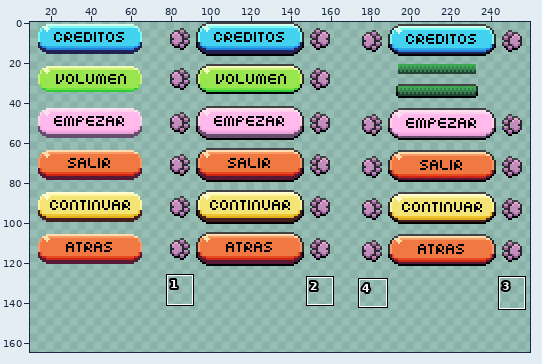
One commit to this sprite sheet: SuperHuntingBrothersGodot/Sprites/UI/Button_All.png. Above, an overview of the earlier version with the close-up marked.
Close-up. Earlier state:
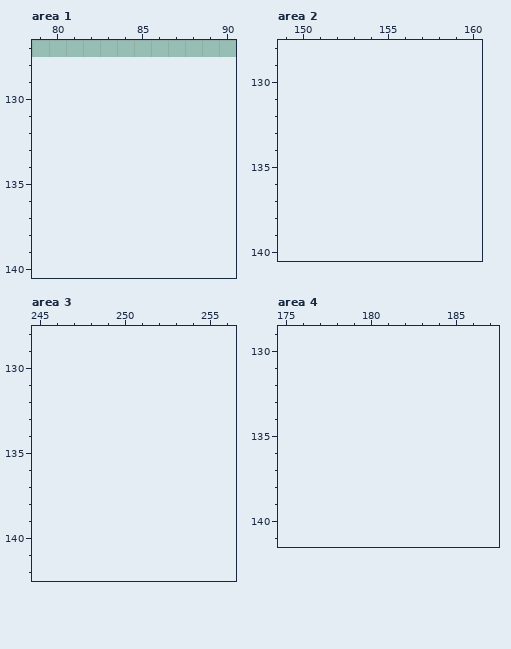
The file is 272x128 pixels. Shown: area 1: x 79..90, y 127..140; area 2: x 149..160, y 128..140; area 3: x 245..256, y 128..142; area 4: x 175..187, y 129..141. The old version is drawn lined up with the new one, on the new canvas. The wide view leaves out empty margins. The commit also changed other parts of the picture, which this record leaves out.
Palette (. is transparent): 
The same view after the edit:
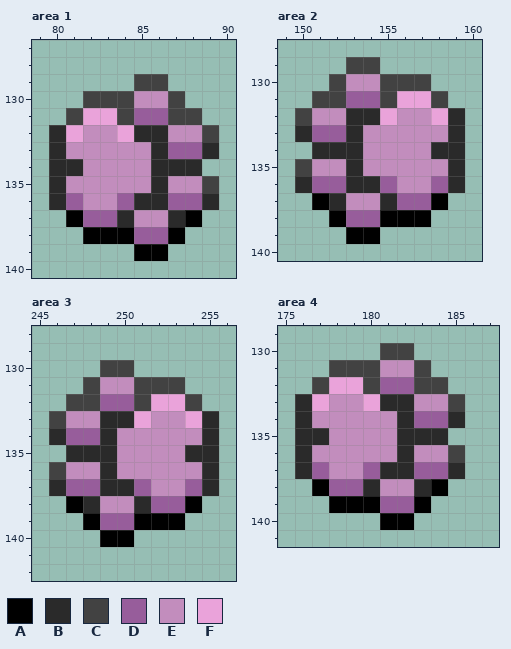
Colours new in this view: A #000000  B #2a2a2a  C #424242  D #975d9b  E #c28dbd  F #eaa3da
The exact change:
canvas 272x128 -> 272x165
Area 1:
y 129: x 85..86 .. -> CC
y 130: x 82..87 ...... -> CCCEEC
y 131: x 81..88 ........ -> CFFCDDCC
y 132: x 80..89 .......... -> BFEEFBBEEC
y 133: x 80..89 .......... -> BEEEEEBDDB
y 134: x 80..88 ......... -> BBEEEEBBB
y 135: x 80..89 .......... -> BEEEEEBEEC
y 136: x 80..89 .......... -> BDEEDBBDDB
y 137: x 81..88 ........ -> ADDBEEBA
y 138: x 82..87 ...... -> AAADDA
y 139: x 85..86 .. -> AA
Area 2:
y 129: x 153..154 .. -> CC
y 130: x 152..157 ...... -> CEECCC
y 131: x 151..158 ........ -> CCDDCFFC
y 132: x 150..159 .......... -> CEEBBFEEFB
y 133: x 150..159 .......... -> BDDBEEEEEB
y 134: x 151..159 ......... -> BBBEEEEBB
y 135: x 150..159 .......... -> CEEBEEEEEB
y 136: x 150..159 .......... -> BDDBBDEEDB
y 137: x 151..158 ........ -> ABEEBDDA
y 138: x 152..157 ...... -> ADDAAA
y 139: x 153..154 .. -> AA
Area 3:
y 130: x 249..250 .. -> CC
y 131: x 248..253 ...... -> CEECCC
y 132: x 247..254 ........ -> CCDDCFFC
y 133: x 246..255 .......... -> CEEBBFEEFB
y 134: x 246..255 .......... -> BDDBEEEEEB
y 135: x 247..255 ......... -> BBBEEEEBB
y 136: x 246..255 .......... -> CEEBEEEEEB
y 137: x 246..255 .......... -> BDDBBDEEDB
y 138: x 247..254 ........ -> ABEEBDDA
y 139: x 248..253 ...... -> ADDAAA
y 140: x 249..250 .. -> AA
Area 4:
y 130: x 181..182 .. -> CC
y 131: x 178..183 ...... -> CCCEEC
y 132: x 177..184 ........ -> CFFCDDCC
y 133: x 176..185 .......... -> BFEEFBBEEC
y 134: x 176..185 .......... -> BEEEEEBDDB
y 135: x 176..184 ......... -> BBEEEEBBB
y 136: x 176..185 .......... -> BEEEEEBEEC
y 137: x 176..185 .......... -> BDEEDBBDDB
y 138: x 177..184 ........ -> ADDBEEBA
y 139: x 178..183 ...... -> AAADDA
y 140: x 181..182 .. -> AA
Boxes around the changes in both close-ups, in picture pixels (x1, y1, x2, y2):
added: (49, 74, 219, 261)
added: (295, 57, 465, 244)
added: (49, 360, 219, 547)
added: (295, 343, 465, 530)
